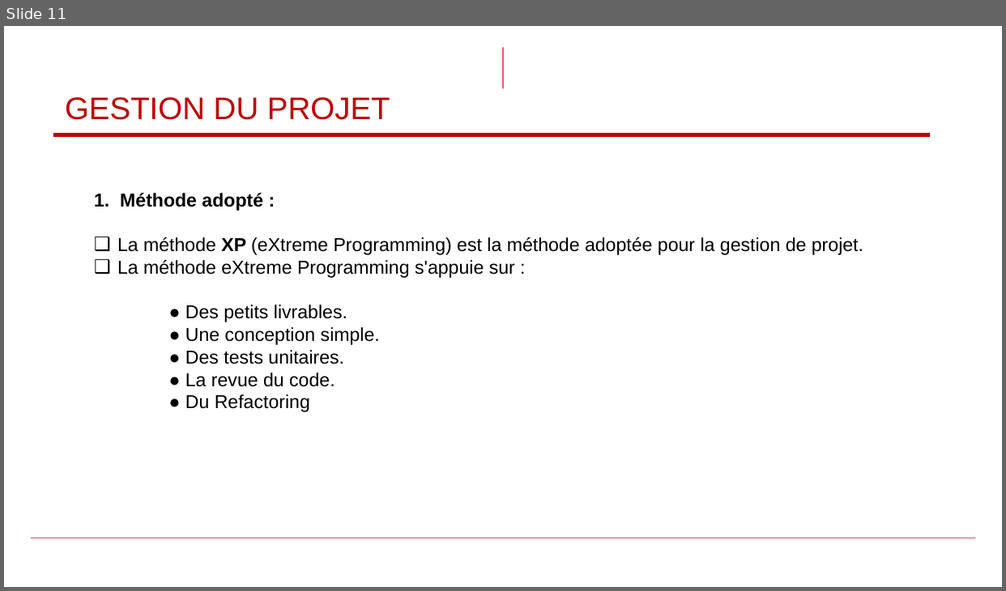
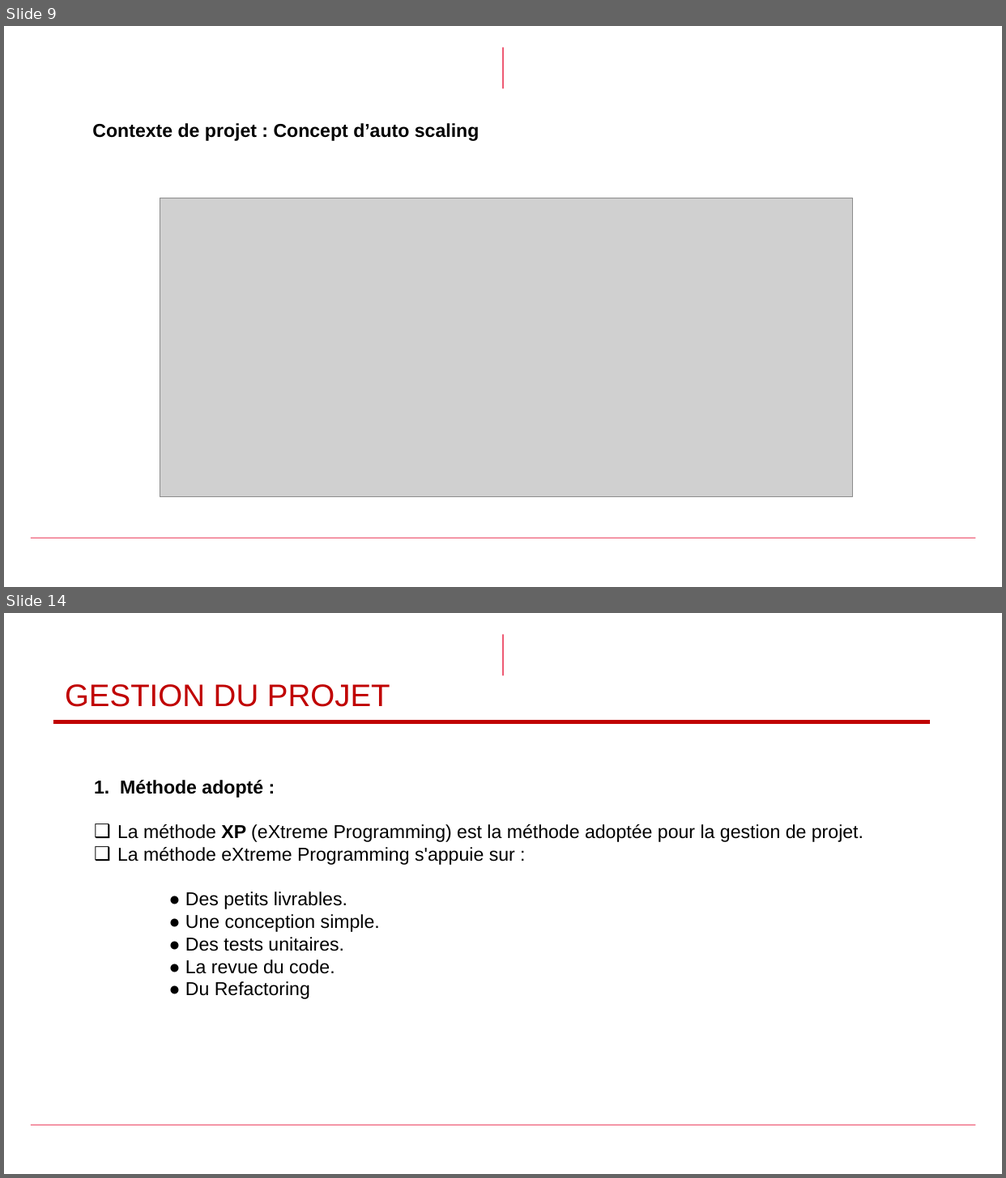
Before and after one commit to zwdOr20/PFE, a slide deck: first_presentation_1.1.pptx. Shown one above the other, each under a label of ours: slide 11 before the commit, slides 9 and 14 after it; the slides between them are not shown. The pictures are 1006x591 and 1006x1178 pixels, drawn with LibreOffice and Linux fonts; fonts in the diff are those of the drawing; grey boxes stand for pictures; background and template pictures are left out. Boxes give left, top, right and bottom in pixels: in the first picture for what was removed or moved away, otherwise in the second. Text is boxed around its words. In the diff, an @@ line names an element or a change of style, - is before the commit and + after.

```diff
--- a/first_presentation_1.1.pptx
+++ b/first_presentation_1.1.pptx
@@ slide 9 added at [4, 26, 1002, 587], background #FFFFFF; not listed: 2 template elements that a slide beside it also shows @@
@@ text added at [92, 123, 479, 141], 18 pt, text #000000, bold @@
+  Contexte de projet : Concept d’auto scaling
@@ picture added at [160, 199, 853, 497] @@
@@ what was slide 11 is now slide 14 @@
```
Also in this commit, not shown: 8 slides changed, 7 other slides added, 4 slides removed, 15 other files.
